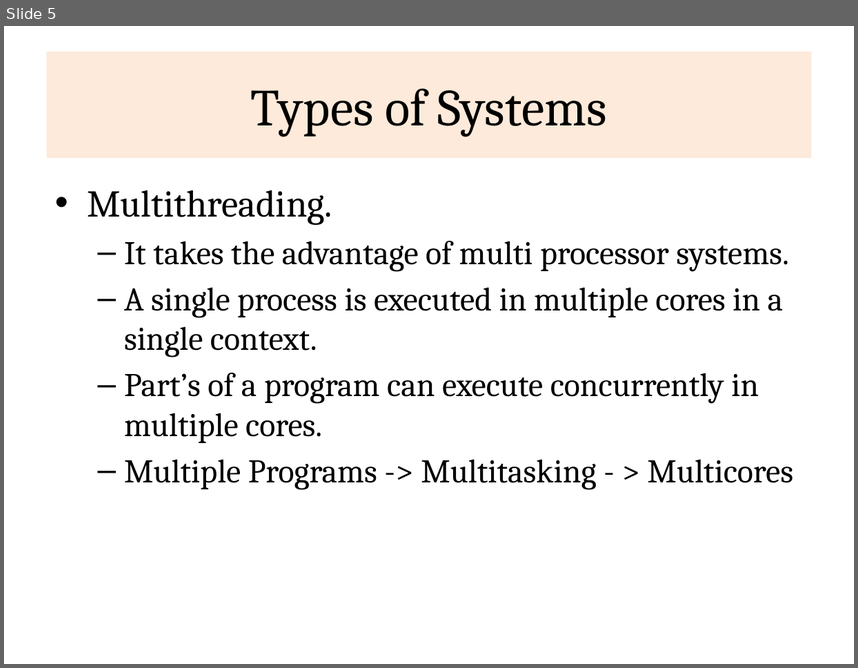
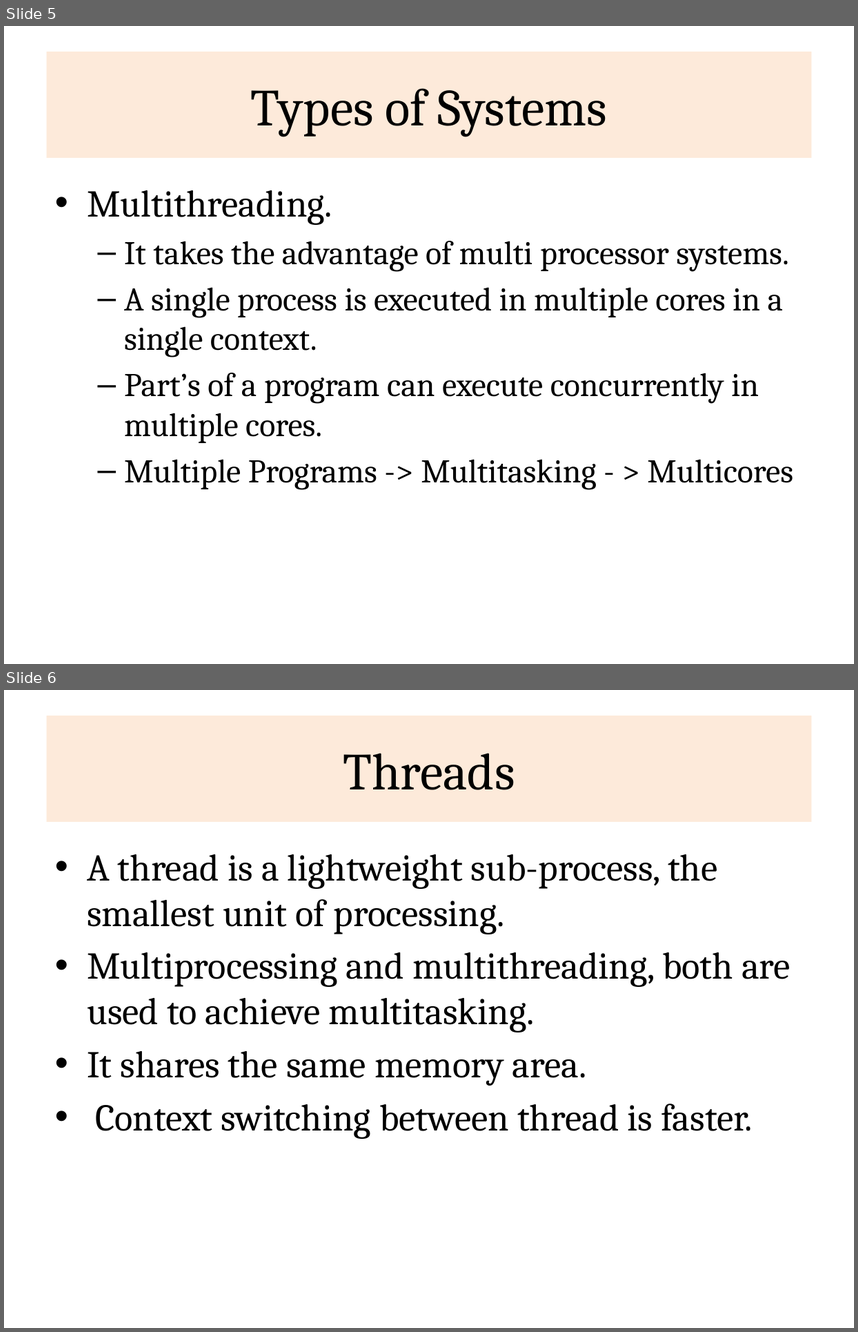
Before and after one commit to rajasekaran36/CS8392-OOPS, a slide deck: Slides/Unit 4/CS8392-U4-Multithreading.pptx. Shown one above the other, each under a label of ours: slide 5 before the commit, slides 5 and 6 after it. The pictures are 858x668 and 858x1332 pixels, drawn with LibreOffice and Linux fonts; fonts in the diff are those of the drawing. Boxes give left, top, right and bottom in pixels: in the first picture for what was removed or moved away, otherwise in the second. Text is boxed around its words. In the diff, an @@ line names an element or a change of style, - is before the commit and + after.

```diff
--- a/Slides/Unit 4/CS8392-U4-Multithreading.pptx
+++ b/Slides/Unit 4/CS8392-U4-Multithreading.pptx
@@ slide 6 added at (4,690,854,1328), background #FFFFFF @@
@@ title added at (47,716,811,822), fill #FDEADA, 44 pt, text #000000 @@
+Threads
@@ text added at (87,854,791,1138), 32 pt, text #000000 @@
+• A thread is a lightweight sub-process, the smallest unit of processing.
+• Multiprocessing and multithreading, both are used to achieve multitasking.
+• It shares the same memory area.
+• Context switching between thread is faster.
```
Also in this commit, not shown: 1 slide changed, 3 other slides added, 3 other files.
